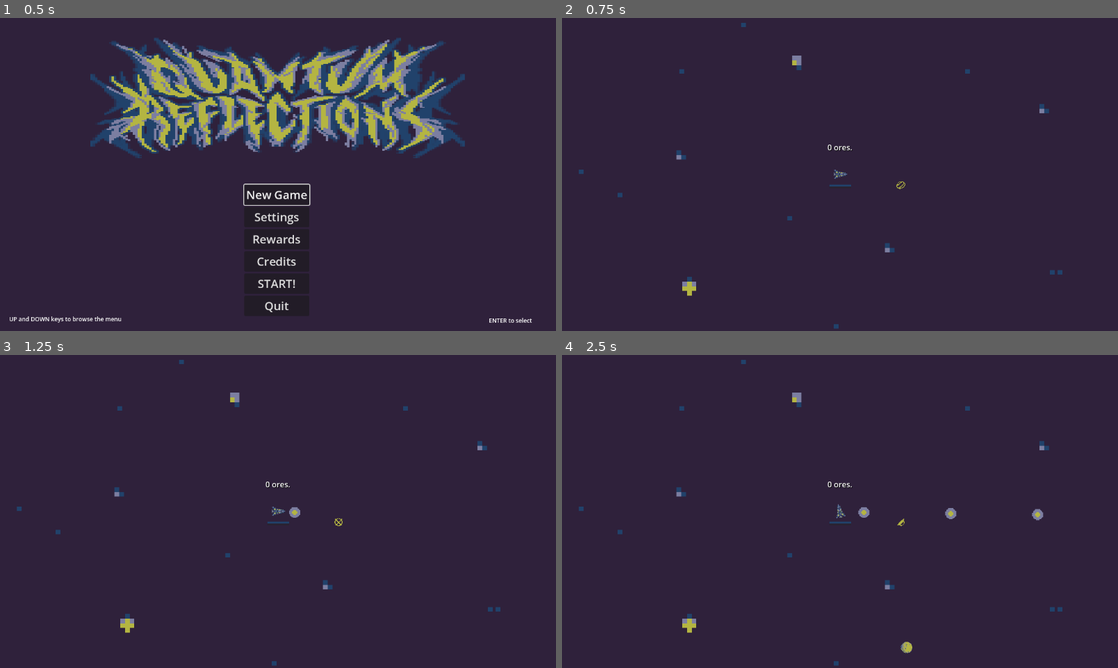
Above: before the commit, frames 1-4 (two rows, left to right).
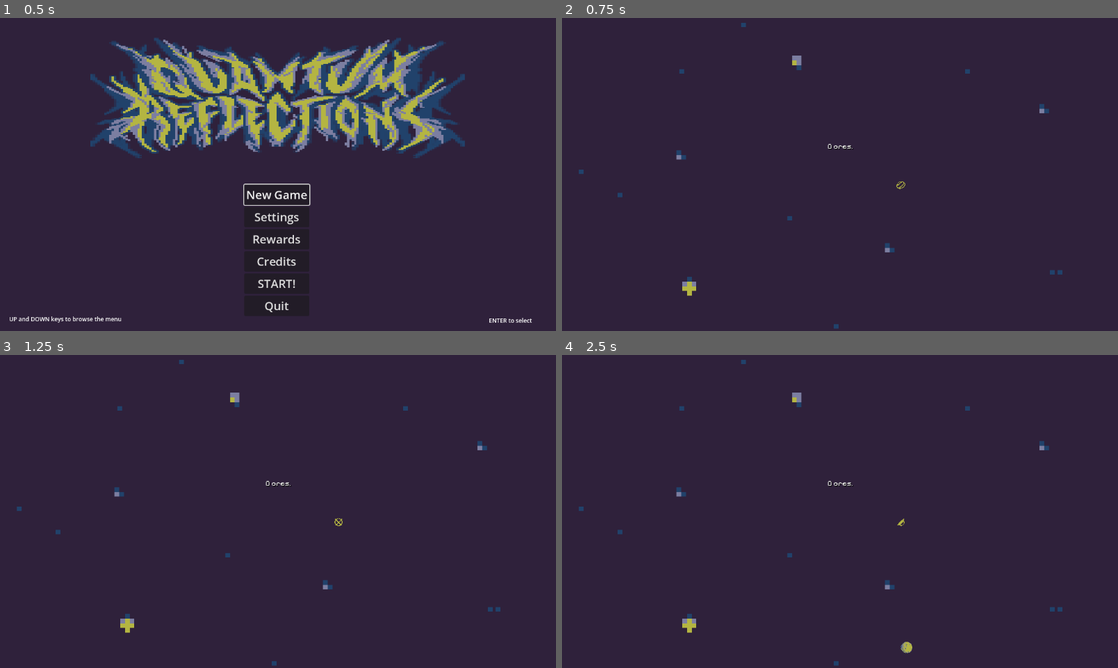
Above: after the commit, the same moments.

Repository: iparosds/Quantum-Reflections
Game: Godot game, scene res://scenes/menu.tscn
Same seed, same stepped clock (60 frames per second), same inputs: the game is played once before the commit and once after it.
Inputs (mouse positions are in pixels of both pictures, inside the frame that each line leads up to):
- Up to frame 1 (0.5 s): no input
- Up to frame 2 (0.75 s): click "New Game" at 0.5 s
- Up to frame 3 (1.25 s): no input
- Up to frame 4 (2.5 s): tap Enter (enter) at 1.25, 1.35, 2.1 s; move the mouse to (962, 495) at 1.27 s; hold Right (move_right) 1.28-2.03 s; move the mouse to (728, 527) at 2.02 s; hold Escape (back) from 2.03 s (still down)

Frame 1 is identical in both runs. In frame 2, 0.1% of the frame differs, in the area x 47-53%, y 40-54%; in frame 3, 0.2%; in frame 4, 0.3%, in the area x 47-87%, y 40-54%.

Commit message:
adicionando fonte

Diff:
--- a/scenes/game.tscn
+++ b/scenes/game.tscn
@@ -1,7 +1,8 @@
-[gd_scene load_steps=11 format=4 uid="uid://bepgb8gyvqqc1"]
+[gd_scene load_steps=13 format=4 uid="uid://bepgb8gyvqqc1"]
 
 [ext_resource type="Script" path="res://scripts/game.gd" id="1_ca608"]
 [ext_resource type="PackedScene" uid="uid://exvs04d5gcyx" path="res://scenes/player.tscn" id="2_yxpby"]
+[ext_resource type="FontFile" uid="uid://d3qxk71omhsy" path="res://assets/font/PixelifySans-VariableFont_wght.ttf" id="4_coeoj"]
 [ext_resource type="Script" path="res://scripts/Pause.gd" id="4_lrqhk"]
 [ext_resource type="PackedScene" uid="uid://ccx1134vavnom" path="res://scenes/portal.tscn" id="5_80oj7"]
 [ext_resource type="Texture2D" uid="uid://dl87h8t255y8e" path="res://assets/sprites/universe.png" id="5_sceap"]
@@ -35,11 +36,15 @@
 [sub_resource type="TileSet" id="TileSet_5ghot"]
 sources/0 = SubResource("TileSetAtlasSource_7l8sx")
 
+[sub_resource type="WorldBoundaryShape2D" id="WorldBoundaryShape2D_tkgxg"]
+distance = -742.0
+
 [node name="Game" type="Node2D"]
 script = ExtResource("1_ca608")
 
 [node name="Player" parent="." instance=ExtResource("2_yxpby")]
 unique_name_in_owner = true
+visible = false
 position = Vector2(1, 0)
 
 [node name="Path2D" type="Path2D" parent="Player"]
@@ -126,6 +131,7 @@
 offset_bottom = -45.0
 theme_override_colors/font_color = Color(1, 1, 1, 1)
 theme_override_colors/font_shadow_color = Color(0, 0, 0, 1)
+theme_override_fonts/font = ExtResource("4_coeoj")
 text = "0 ores."
 
 [node name="TileMap" type="TileMap" parent="."]
@@ -147,4 +153,10 @@
 tile_map_data = PackedByteArray("AADz/+z/AAACAAAAAAAcAAwAAAACAAAAAAAbAAwAAAACAAAAAAAaAOj/AAACAAAAAAD1/9z/AAACAAAAAADe// …(208 unchanged characters)…
 tile_set = SubResource("TileSet_5ghot")
 
+[node name="WorldLimit" type="Area2D" parent="."]
+
+[node name="CollisionShape2D" type="CollisionShape2D" parent="WorldLimit"]
+position = Vector2(-8, 85)
+shape = SubResource("WorldBoundaryShape2D_tkgxg")
+
 [connection signal="timeout" from="AsteroidInterval" to="." method="_on_timer_timeout"]
Binary file added: assets/font/PixelifySans-VariableFont_wght.ttf
Not shown, added: assets/font/PixelifySans-VariableFont_wght.ttf.import
